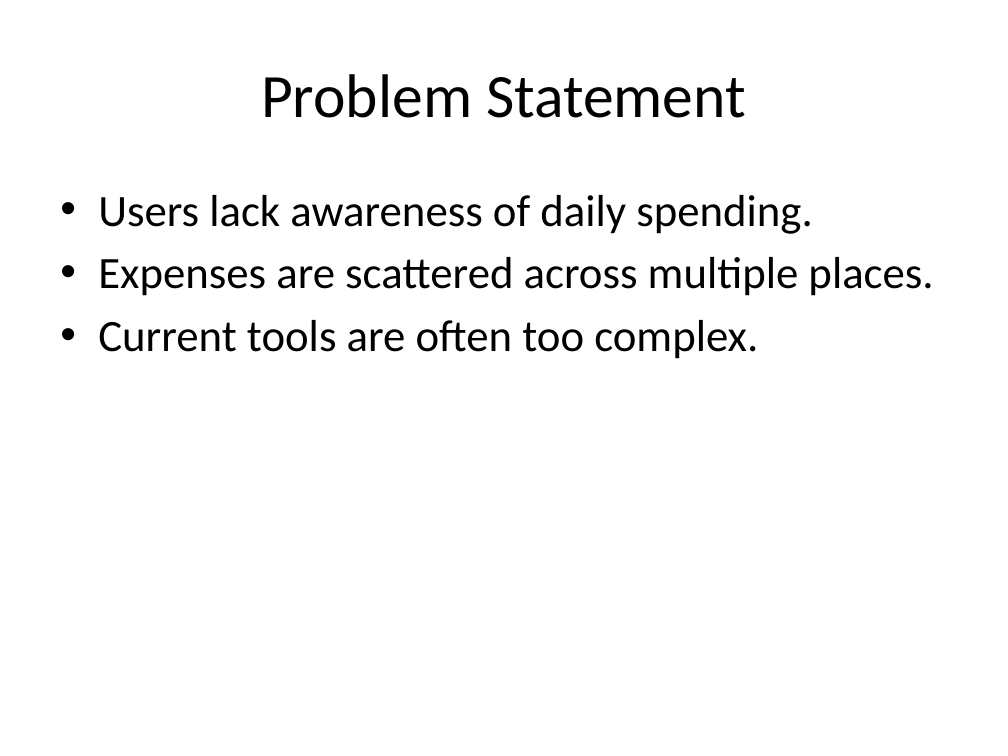
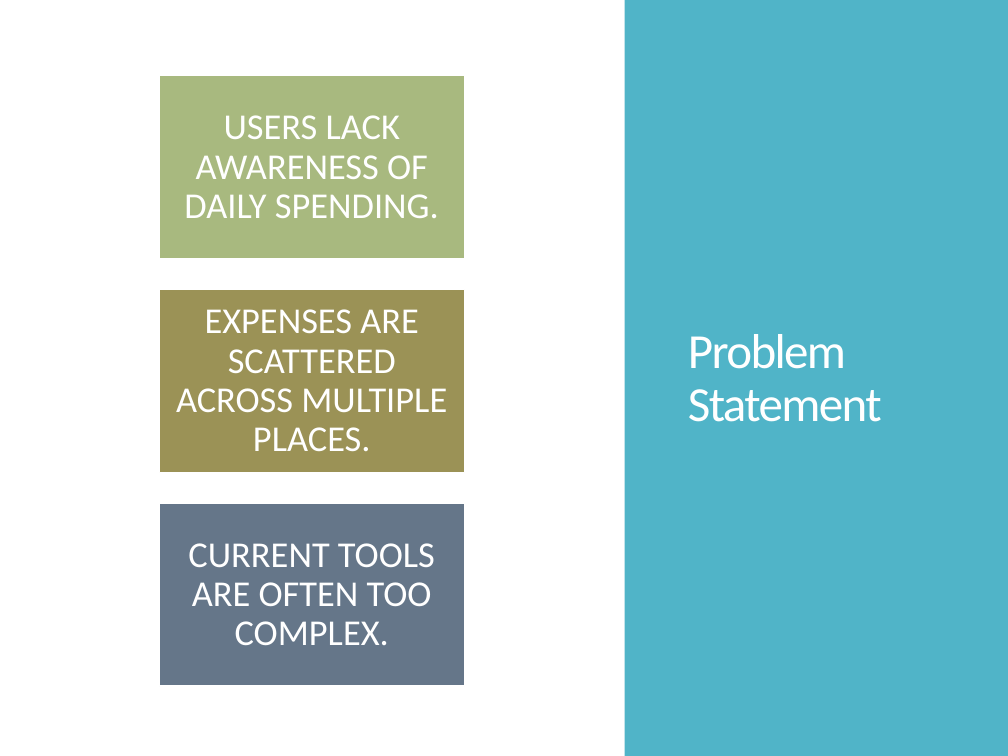
Before and after one commit to Buesse7310/Project-Alex-Roma-Nick-Eva-, a slide deck: slide 4 of docs/phase1/Spending_Habit_Tracker_Phase1.pptx. Drawn at 1008x756 pixels with LibreOffice and Linux fonts; fonts in the diff are those of the drawing. Boxes give left, top, right and bottom in pixels: in the first picture for what was removed or moved away, otherwise in the second. Text is boxed around its words. In the diff, an @@ line names an element or a change of style, - is before the commit and + after.

Commit message:
Update Spending_Habit_Tracker_Phase1.pptx
Please add or change whatever you think would make it better

```diff
--- a/docs/phase1/Spending_Habit_Tracker_Phase1.pptx
+++ b/docs/phase1/Spending_Habit_Tracker_Phase1.pptx
@@ rectangle added at [625,0,1008,756], fill #50B4C8 @@
@@ title "Problem Statement": place and size @@
-title "Problem Statement" at [261,74,746,118]
+title "Problem Statement" at [688,334,882,422]
@@ title "Problem Statement" at [688,334,882,422]: size 44 to 35 pt, text colour #000000 to #FFFFFF, letter spacing 0 to -1.2 pt; alignment centre to left; line spacing 1 to 0.9 @@
@@ text removed at [98,195,933,359] @@
-• Users lack awareness of daily spending.
-• Expenses are scattered across multiple places.
-• Current tools are often too complex.
@@ group added at [159,76,465,686]: 3 rectangles, 3 texts @@
+USERS LACK AWARENESS OF DAILY SPENDING.
+EXPENSES ARE SCATTERED ACROSS MULTIPLE PLACES.
+CURRENT TOOLS ARE OFTEN TOO COMPLEX.
```
Also in this commit, not shown: 11 other slides changed.
